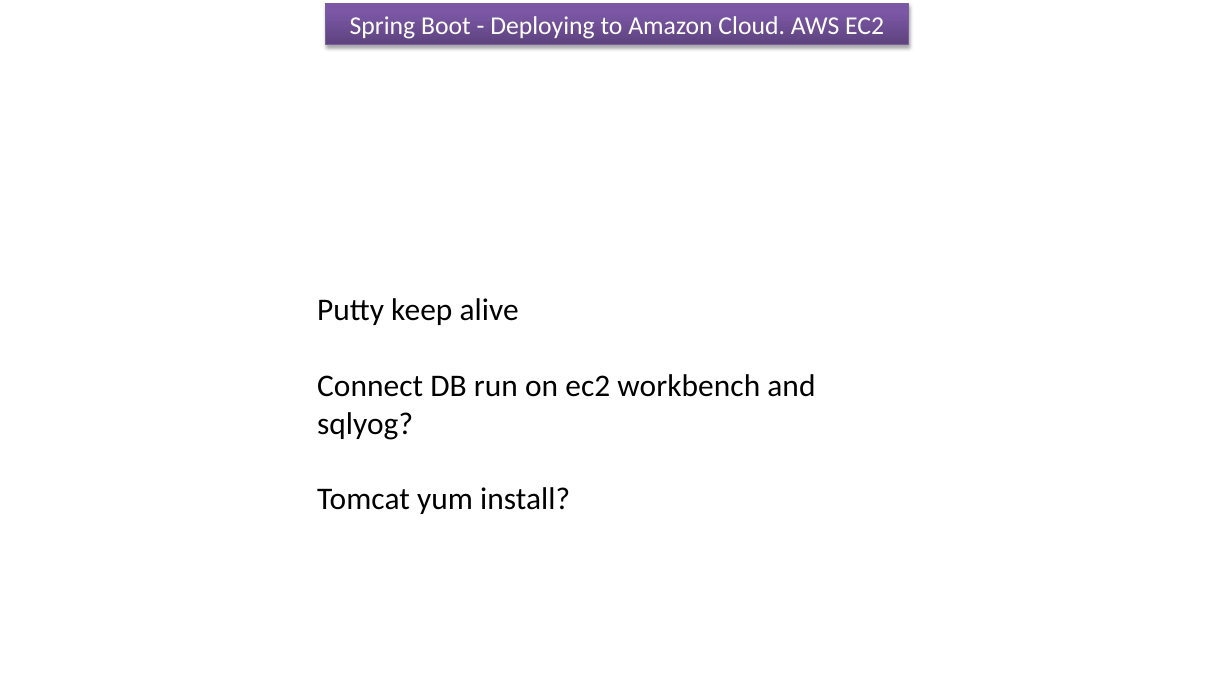
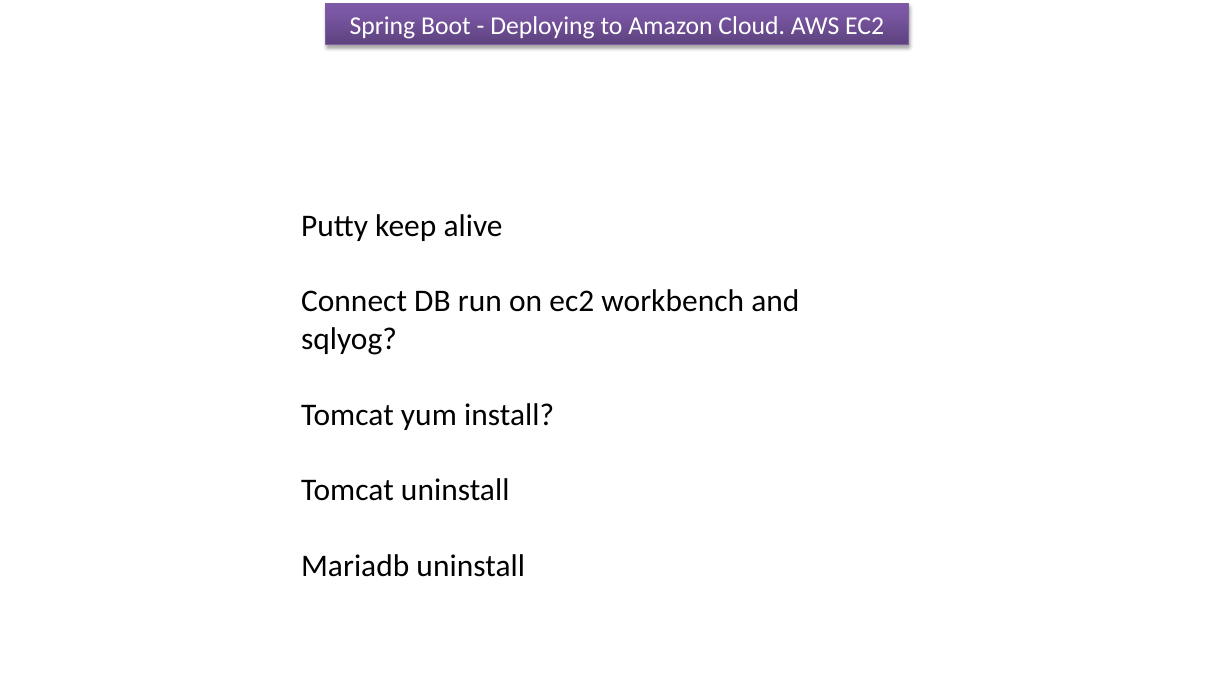
Before and after one commit to ramram43210/Java_2021, a slide deck: slide 20 of Java_2021/Deploying to Amazon Cloud. AWS EC2/Deploying to Amazon Cloud. AWS EC2.pptx (slide 18 before the commit). Drawn at 1232x693 pixels with LibreOffice and Linux fonts; fonts in the diff are those of the drawing. Boxes give left, top, right and bottom in pixels: in the first picture for what was removed or moved away, otherwise in the second. Text is boxed around its words. In the diff, an @@ line names an element or a change of style, - is before the commit and + after.

```diff
--- a/Java_2021/Deploying to Amazon Cloud. AWS EC2/Deploying to Amazon Cloud. AWS EC2.pptx
+++ b/Java_2021/Deploying to Amazon Cloud. AWS EC2/Deploying to Amazon Cloud. AWS EC2.pptx
@@ text "Putty keep alive": place and size @@
-text "Putty keep alive" at box(317, 298, 815, 514)
+text "Putty keep alive" at box(301, 214, 799, 577)
@@ text at box(301, 478, 525, 577): paragraphs added @@
+Tomcat uninstall
+Mariadb uninstall
```
Also in this commit, not shown: 2 slides added.
